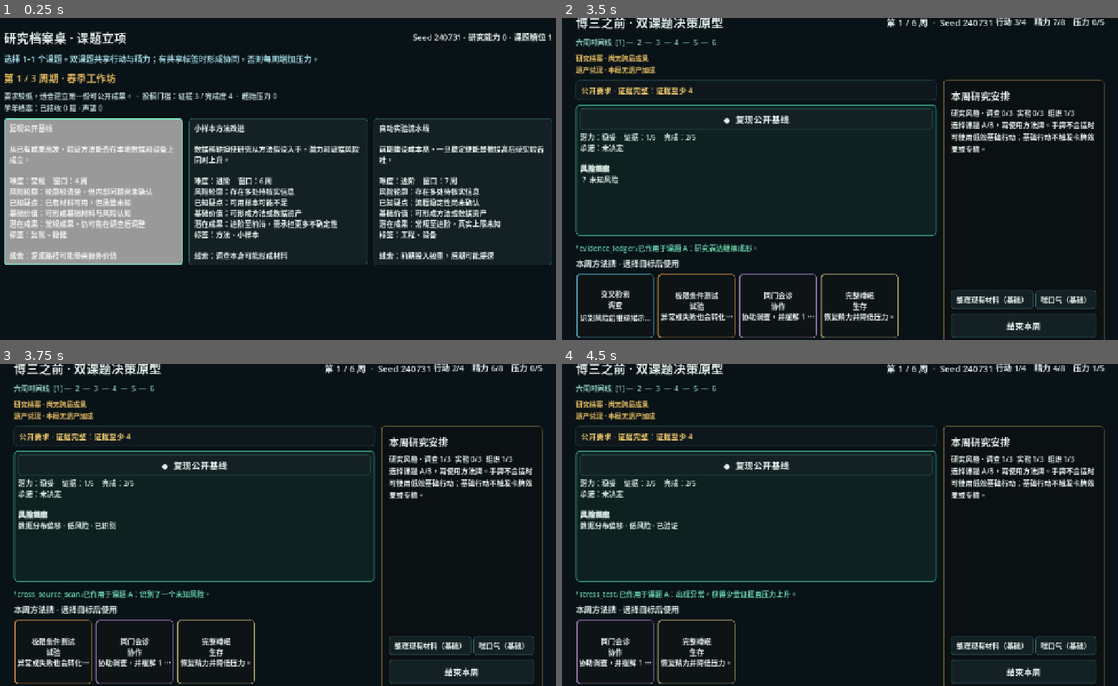
Above: before the commit, frames 1-4 (two rows, left to right).
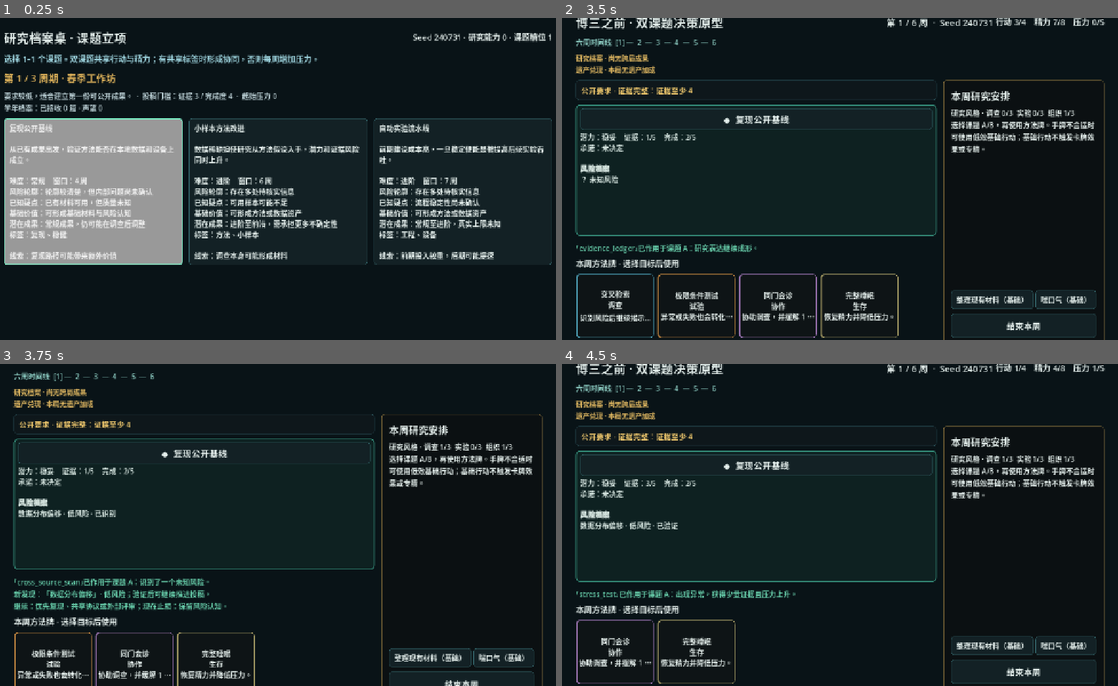
Above: after the commit, the same moments.

Repository: wangyuanjie035-creator/-test
Game: Godot game, scene res://scenes/topic_pool/dynamic_topic_entry.tscn
Same seed, same stepped clock (60 frames per second), same inputs: the game is played once before the commit and once after it.
Inputs:
- Up to frame 1 (0.25 s): no input
- Up to frame 2 (3.5 s): click "复现公开基线 从已有成果出发，验证方法能否在本地数据和设备…" at 0.5 s; click "开始研究周期（1 个课题）" at 1.25 s; click "◆ 复现公开基线" at 2 s; click "证据台账 组织 整理课题；已有 3 证据时额外获得 1 完…" at 2.75 s
- Up to frame 3 (3.75 s): click "交叉检索 调查 识别风险后继续揭示另一个未知风险，但压力 …" at 3.5 s
- Up to frame 4 (4.5 s): click "极限条件测试 试验 异常或失败也会转化为 1 点证据。" at 4.25 s

Frames 1-2 are identical in both runs. In frame 3, 14% of the frame differs, in the area x 2-98%, y 0-100%; in frame 4, nothing differs.

Commit message:
feat: surface investigation decision impact

Diff:
--- a/scripts/dual_topic/model/dual_topic_run_model.gd
+++ b/scripts/dual_topic/model/dual_topic_run_model.gd
@@ -1021,7 +1021,11 @@
 		"success": true,
 		"outcome": &"risk_identified",
 		"risk_id": risk.definition.id,
+		"risk_name": risk.definition.display_name,
+		"risk_kind": int(risk.definition.kind),
 		"tier": risk.tier,
+		"submission_blocked": risk.is_high_unhandled(),
+		"withdrawal_asset": &"risk_insight",
 	}
 
 
--- a/scripts/dual_topic/run/dual_topic_session.gd
+++ b/scripts/dual_topic/run/dual_topic_session.gd
@@ -499,6 +499,9 @@
 func _action_result_text(result: Dictionary) -> String:
 	var card_id: String = String(result.get("card_id", "方法"))
 	var outcome: String = _outcome_text(StringName(result.get("outcome", &"")))
+	var risk_feedback := _risk_reveal_feedback(result)
+	if not risk_feedback.is_empty():
+		outcome += "\n" + risk_feedback
 	var special_feedback := _special_rule_feedback(result)
 	if not special_feedback.is_empty():
 		outcome += "\n" + special_feedback
@@ -507,6 +510,35 @@
 		"A" if selected_topic_index == 0 else "B",
 		outcome,
 	]
+
+
+func _risk_reveal_feedback(result: Dictionary) -> String:
+	if result.get("outcome", &"") != &"risk_identified":
+		return ""
+	var risk_name := String(result.get("risk_name", "未知问题"))
+	var tier_names: Array[String] = ["低", "中", "高"]
+	var tier: int = clampi(int(result.get("tier", 0)), 0, tier_names.size() - 1)
+	var route_hint: String
+	match int(result.get("risk_kind", -1)):
+		DualTopicRiskDefinition.RiskKind.THEORY:
+			route_hint = "优先继续调查或组织论证，再决定是否试验"
+		DualTopicRiskDefinition.RiskKind.DATA:
+			route_hint = "优先复现、共享协议或外部评审"
+		DualTopicRiskDefinition.RiskKind.TECHNICAL:
+			route_hint = "优先进行受控试验，避免直接写作兑现"
+		DualTopicRiskDefinition.RiskKind.EXPRESSION:
+			route_hint = "优先整理证据并补足写作结构"
+		_:
+			route_hint = "根据当前方法牌决定继续验证或止损"
+	var submission_effect := (
+		"未处理将阻断投稿"
+		if bool(result.get("submission_blocked", false))
+		else "验证后可继续推进投稿"
+	)
+	return (
+		"新发现：「%s」· %s风险；%s。\n"
+		+ "继续：%s；现在止损：保留风险认知。"
+	) % [risk_name, tier_names[tier], submission_effect, route_hint]
 
 
 func _special_rule_feedback(result: Dictionary) -> String:
--- /dev/null
+++ b/scripts/tools/validate_phase_two_risk_reveal_decision.gd
@@ -0,0 +1,40 @@
+extends SceneTree
+
+const SAFE_TOPIC: DualTopicDefinition = preload(
+	"res://data/dual_topic/topics/safe_topic_a.tres"
+)
+
+
+func _initialize() -> void:
+	var run := DualTopicRunModel.new()
+	if not run.setup(240731, [SAFE_TOPIC]):
+		_fail("Could not start the risk reveal test.")
+		return
+	var result: Dictionary = run.perform_action(
+		DualTopicRunModel.ActionType.INVESTIGATE,
+		0
+	)
+	if not bool(result.get("success", false)):
+		_fail("Investigation did not reveal a risk.")
+		return
+	for field: String in [
+		"risk_id",
+		"risk_name",
+		"risk_kind",
+		"tier",
+		"submission_blocked",
+		"withdrawal_asset",
+	]:
+		if not result.has(field):
+			_fail("Risk reveal omitted decision field %s." % field)
+			return
+	if result.get("withdrawal_asset", &"") != &"risk_insight":
+		_fail("Risk reveal did not expose its withdrawal value.")
+		return
+	print("PHASE_TWO_RISK_REVEAL_DECISION: PASS")
+	quit(0)
+
+
+func _fail(message: String) -> void:
+	push_error(message)
+	quit(1)
Not shown, changed: docs/production/DUAL_TOPIC_SCHEDULE.md
